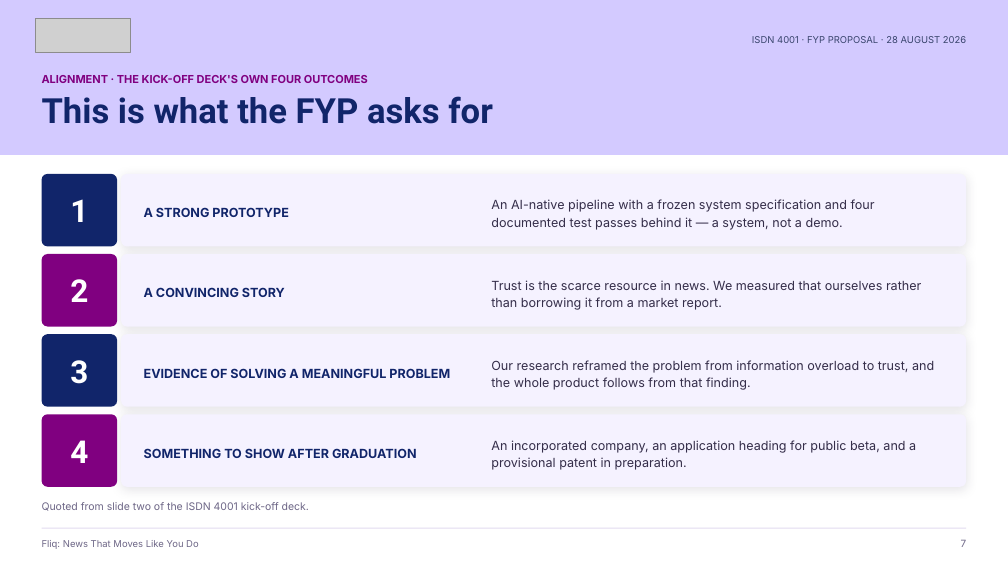
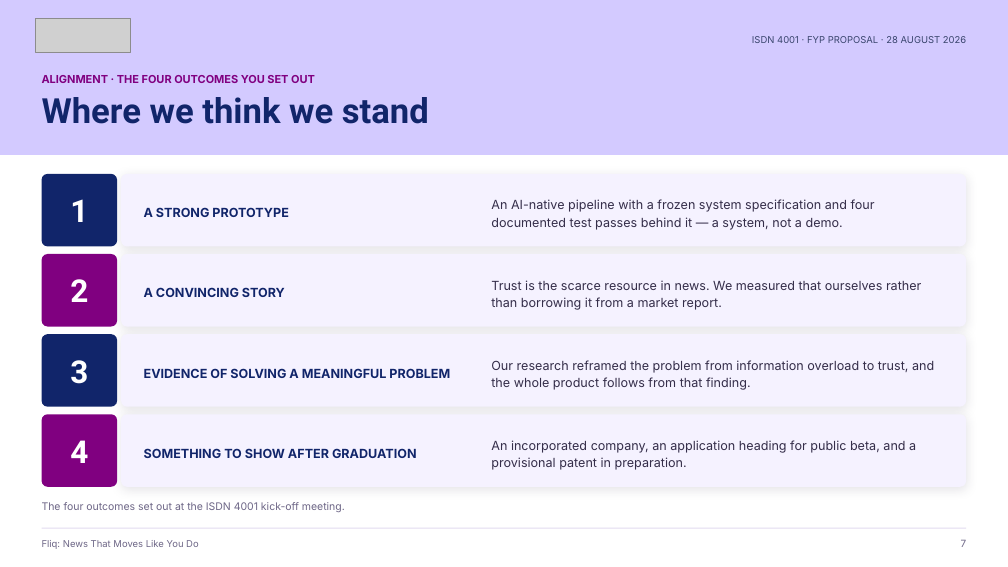
Before and after one commit to ZENG-LingBo/Chores, a slide deck: slide 8 of Fliq_FYP_Proposal.pptx. Drawn at 1008x567 pixels with LibreOffice and Linux fonts; fonts in the diff are those of the drawing; grey boxes stand for pictures. Boxes give left, top, right and bottom in pixels: in the first picture for what was removed or moved away, otherwise in the second. Text is boxed around its words. In the diff, an @@ line names an element or a change of style, - is before the commit and + after.

```diff
--- a/Fliq_FYP_Proposal.pptx
+++ b/Fliq_FYP_Proposal.pptx
@@ text at bbox=[42, 75, 315, 83]: text changed @@
-ALIGNMENT · THE KICK-OFF DECK'S OWN FOUR OUTCOMES
+ALIGNMENT · THE FOUR OUTCOMES YOU SET OUT
@@ text at bbox=[42, 97, 429, 124]: text changed @@
-This is what the FYP asks for
+Where we think we stand
@@ text at bbox=[42, 502, 345, 512]: text changed @@
-Quoted from slide two of the ISDN 4001 kick-off deck.
+The four outcomes set out at the ISDN 4001 kick-off meeting.
```
Also in this commit, not shown: 2 other slides changed, 1 other file.
